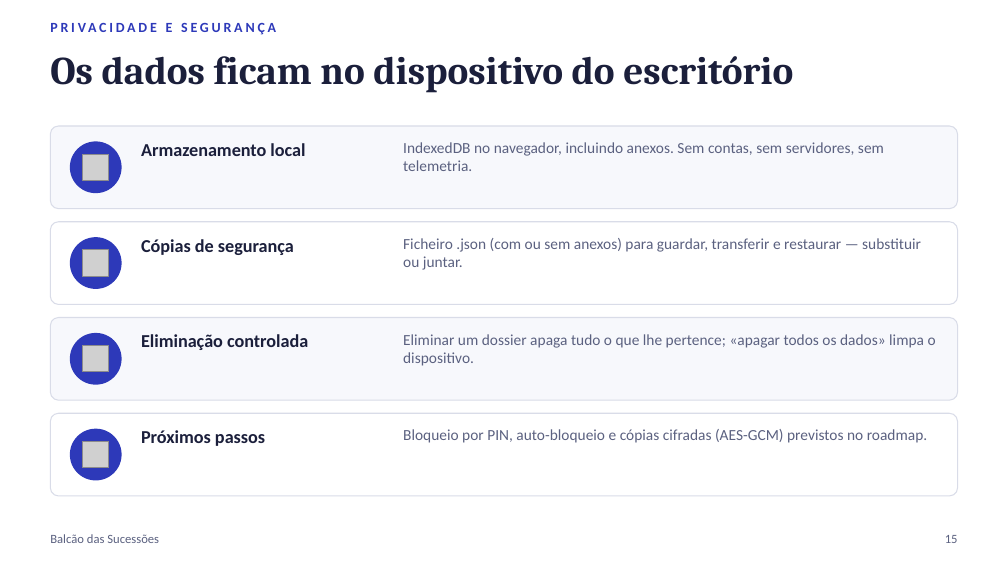
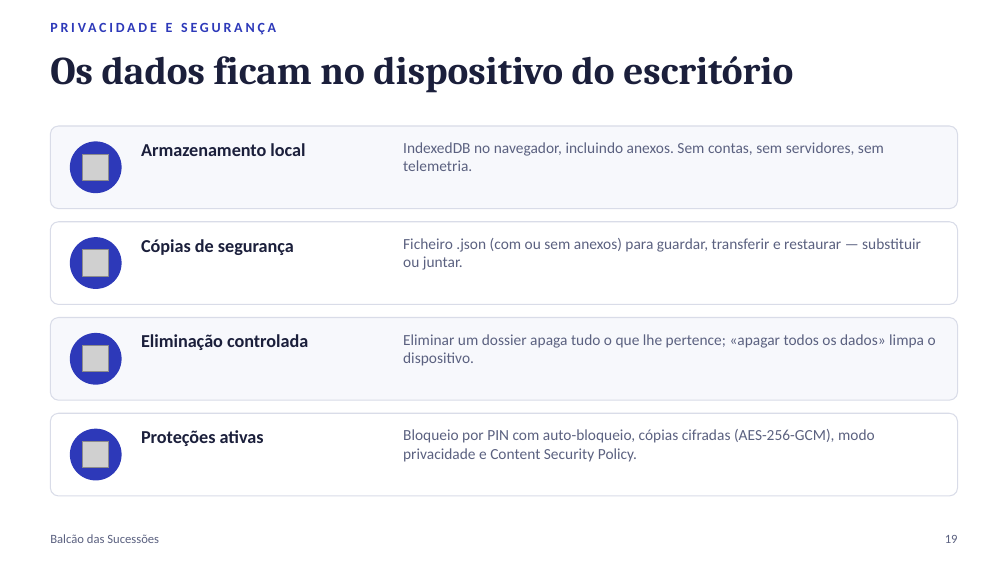
Before and after one commit to nelsonsous/balcao-sucessoes, a slide deck: slide 19 of docs/Balcao-das-Sucessoes-Apresentacao.pptx (slide 15 before the commit). Drawn at 1008x567 pixels with LibreOffice and Linux fonts; fonts in the diff are those of the drawing; grey boxes stand for pictures. Boxes give left, top, right and bottom in pixels: in the first picture for what was removed or moved away, otherwise in the second. Text is boxed around its words. In the diff, an @@ line names an element or a change of style, - is before the commit and + after.

```diff
--- a/docs/Balcao-das-Sucessoes-Apresentacao.pptx
+++ b/docs/Balcao-das-Sucessoes-Apresentacao.pptx
@@ text at bbox=[141, 430, 264, 446]: text changed @@
-Próximos passos
+Proteções ativas
@@ text at bbox=[403, 429, 875, 462]: text changed @@
-Bloqueio por PIN, auto-bloqueio e cópias cifradas (AES-GCM) previstos no roadmap.
+Bloqueio por PIN com auto-bloqueio, cópias cifradas (AES-256-GCM), modo privacidade e Content Security Policy.
```
Also in this commit, not shown: 8 other slides changed, 4 slides added, 7 other files.
